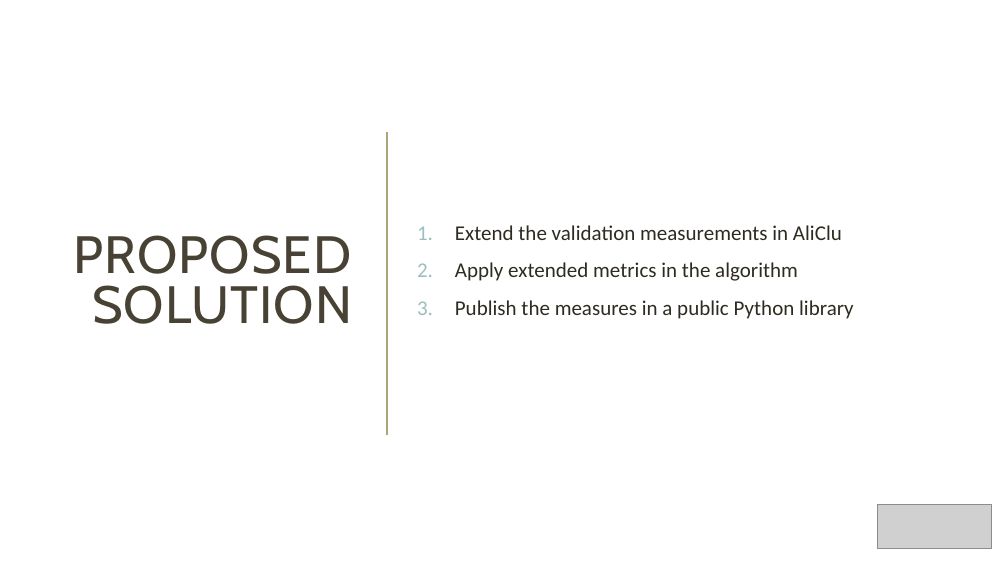
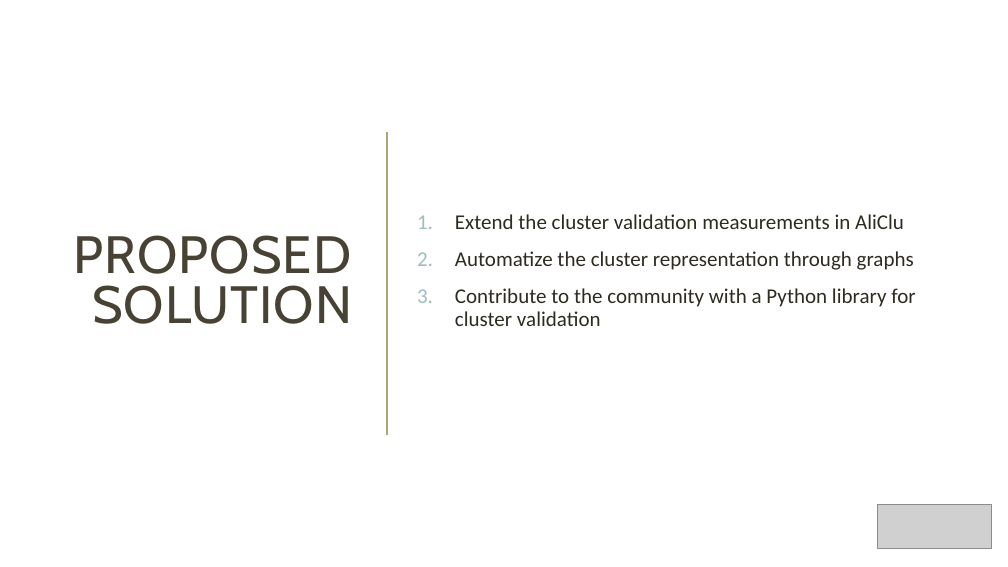
Before and after one commit to Nuno09/MscThesis, a slide deck: slide 18 of Dissertacao/apresentação_tese.pptx (slide 19 before the commit). Drawn at 1008x567 pixels with LibreOffice and Linux fonts; fonts in the diff are those of the drawing; grey boxes stand for pictures. Boxes give left, top, right and bottom in pixels: in the first picture for what was removed or moved away, otherwise in the second. Text is boxed around its words. In the diff, an @@ line names an element or a change of style, - is before the commit and + after.

```diff
--- a/Dissertacao/apresentação_tese.pptx
+++ b/Dissertacao/apresentação_tese.pptx
@@ text at (455,214,915,326): text changed @@
-1. Extend the validation measurements in AliClu
-2. Apply extended metrics in the algorithm
-3. Publish the measures in a public Python library
+1. Extend the cluster validation measurements in AliClu
+2. Automatize the cluster representation through graphs
+3. Contribute to the community with a Python library for cluster validation
```
Also in this commit, not shown: 6 other slides changed, 9 slides added, 4 slides removed.
